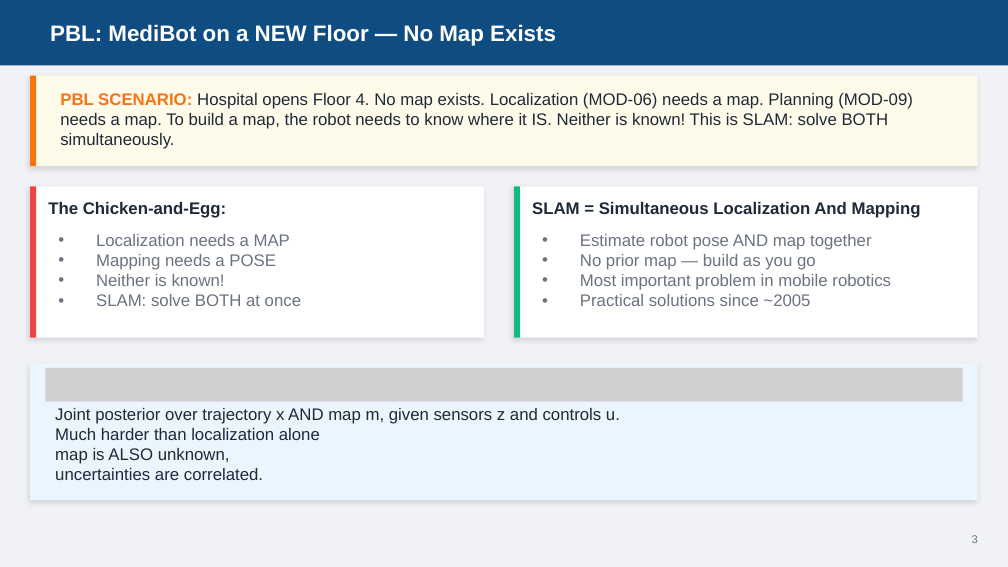
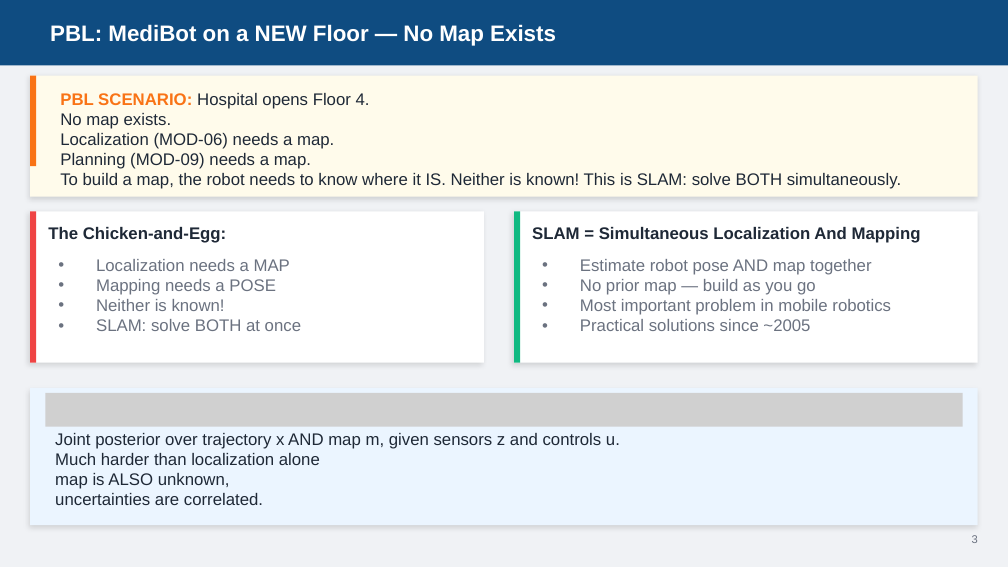
Before and after one commit to AbbadiAhmad/mobile_robots_course, a slide deck: slide 3 of Slides/Mod08/MOD008-Mapping-SLAM.pptx. Drawn at 1008x567 pixels with LibreOffice and Linux fonts; fonts in the diff are those of the drawing; grey boxes stand for pictures. Boxes give left, top, right and bottom in pixels: in the first picture for what was removed or moved away, otherwise in the second. Text is boxed around its words. In the diff, an @@ line names an element or a change of style, - is before the commit and + after.

```diff
--- a/Slides/Mod08/MOD008-Mapping-SLAM.pptx
+++ b/Slides/Mod08/MOD008-Mapping-SLAM.pptx
@@ rectangle: place and size @@
-rectangle at [30, 76, 978, 166]
+rectangle at [30, 76, 978, 197]
@@ text at [60, 93, 901, 189]: text changed @@
-PBL SCENARIO: Hospital opens Floor 4. No map exists. Localization (MOD-06) needs a map. Planning (MOD-09) needs a map. To build a map, the robot needs to know where it IS. Neither is known! This is SLAM: solve BOTH simultaneously.
+PBL SCENARIO: Hospital opens Floor 4.
+No map exists.
+Localization (MOD-06) needs a map.
+Planning (MOD-09) needs a map.
+To build a map, the robot needs to know where it IS. Neither is known! This is SLAM: solve BOTH simultaneously.
@@ 5 texts, 5 rectangles: place and size @@
-5 texts, 5 rectangles at [30, 186, 978, 500]
+5 texts, 5 rectangles at [30, 212, 978, 525]
@@ picture removed at [45, 368, 963, 402] @@
@@ picture added at [45, 393, 963, 427] @@
```
Also in this commit, not shown: 13 other slides changed, 3 other files.
